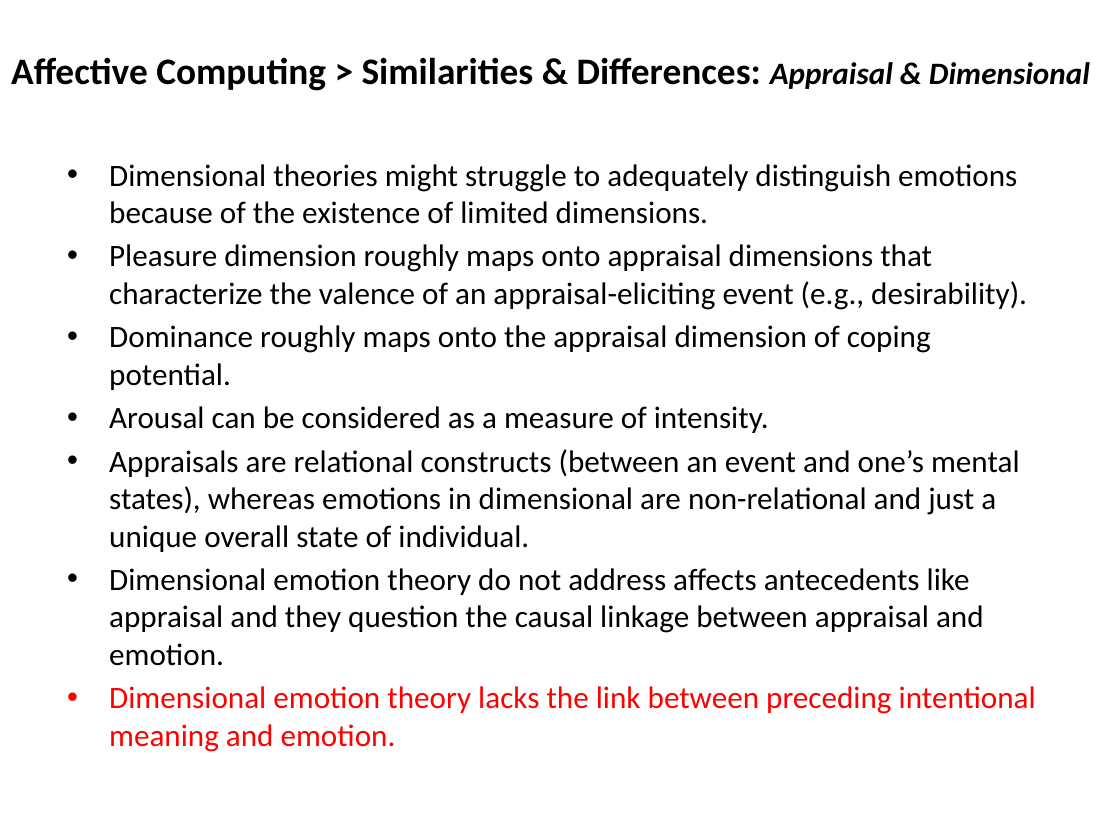
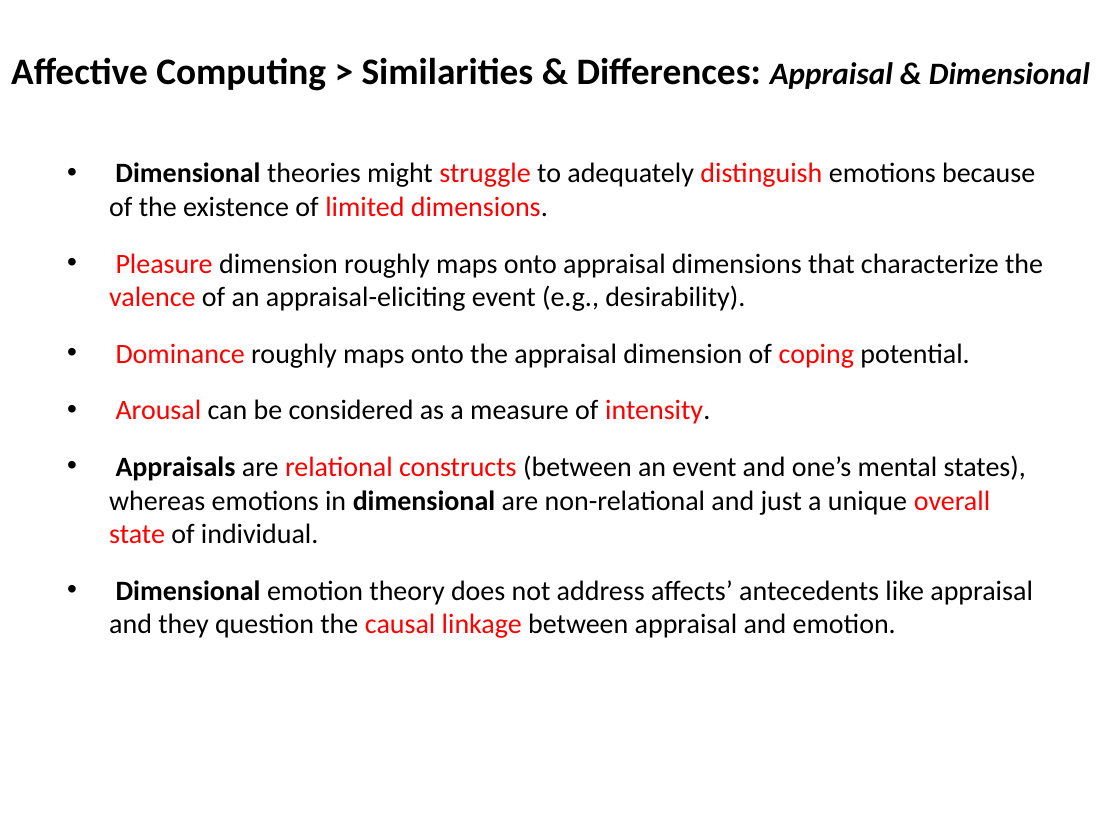
Before and after one commit to mshayganfar/CompExam1, a slide deck: slide 21 of presentation/PhD-comprehensive-exam-2.pptx. Drawn at 1120x840 pixels with LibreOffice and Linux fonts; fonts in the diff are those of the drawing. Boxes give left, top, right and bottom in pixels: in the first picture for what was removed or moved away, otherwise in the second. Text is boxed around its words. In the diff, an @@ line names an element or a change of style, - is before the commit and + after.

Commit message:
Finished question 2.

```diff
--- a/presentation/PhD-comprehensive-exam-2.pptx
+++ b/presentation/PhD-comprehensive-exam-2.pptx
@@ text at (109,162,1043,544): size 20 to 18 pt in "Dimensional theories might struggle to adequately distinguis ...", "Pleasure dimension roughly maps onto appraisal dimensions ...", "Dominance roughly maps onto the appraisal dimension ...", "Arousal can be considered as a measure ..." and 1 more places; text colour #000000 to #FF0000 in "struggle distinguish limited dimensions.", "Pleasure valence", "Dominance coping", "Arousal intensity." and 1 more places; bold on in "Dimensional", "Appraisals dimensional" @@
@@ text at (109,580,1033,638): text changed; size 20 to 18 pt @@
-• Dimensional emotion theory do not address affects antecedents like appraisal and they question the causal linkage between appraisal and emotion.
-• Dimensional emotion theory lacks the link between preceding intentional meaning and emotion.
+• Dimensional emotion theory does not address affects’ antecedents like appraisal and they question the causal linkage between appraisal and emotion.
```
Also in this commit, not shown: 9 other slides changed.
